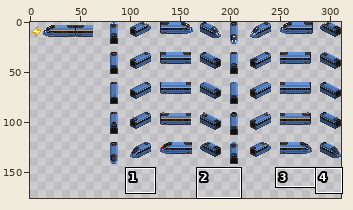
Sprite sheet: src/locomotive/KTX/EUM_32bpp.png. Above, an overview of the earlier version with the close-up marked.
Close-up. The starting point:
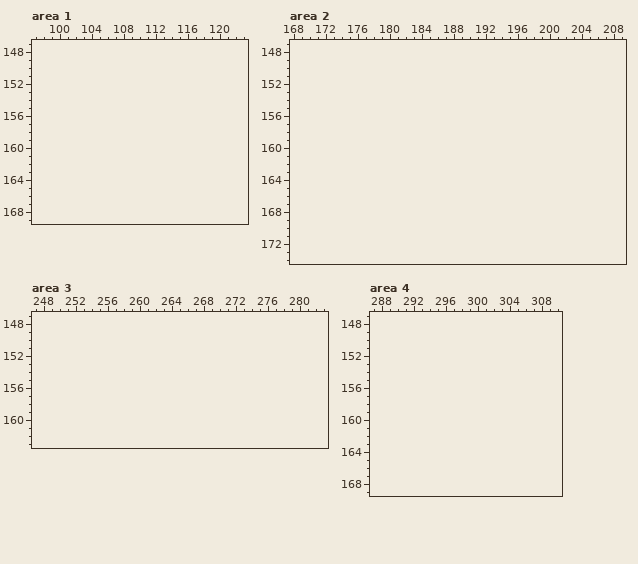
The file is 311x142 pixels. Shown: area 1: x 97..123, y 147..169; area 2: x 168..209, y 147..174; area 3: x 247..283, y 147..163; area 4: x 287..310, y 147..169. The old version is drawn lined up with the new one, on the new canvas. The wide view leaves out empty margins. The commit also changed other parts of the picture, which this record leaves out.
Once edited:
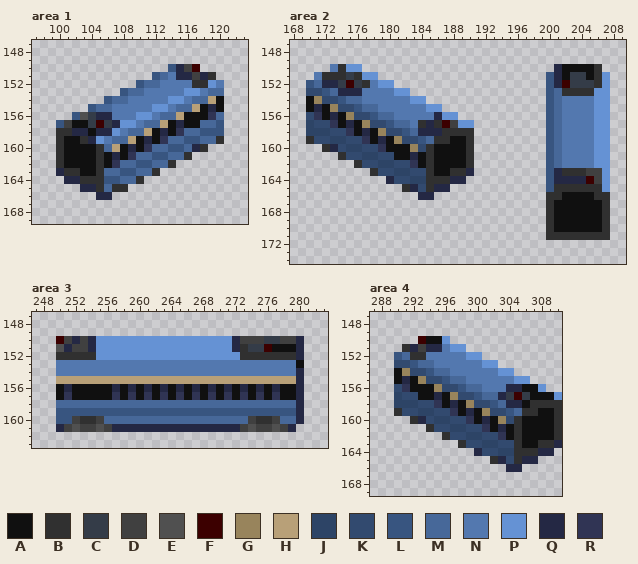
Palette (. is transparent): A #101010  B #303030  C #343c48  D #404040  E #505050  F #3c0000  G #98845c  H #b8a078  J #2d4466  K #324a6f  L #385580  M #476899  N #5378af  P #6592d4  Q #242844  R #303454
The edit:
canvas 311x142 -> 311x180
Changed rows in their new state; - is an unchanged pixel.
Area 1:
first column x 100:
150 --------------LQDF---
151 ------------LMNQQDQB-
152 ----------LMMNNNNBBPN
153 --------LMMNNNNNPPNMM
154 ------LMMNNNNNPPNMMHA
155 ----LMMNNNNNPPNMMHAQA
156 --LECQQNNNPPNMMHAAARM
157 LDAACFCQPPNMMHAQAAMML
158 BBQQAQQPNMMHAQARMMLLL
159 BAABQPNMMHAQARMMLLMMB
160 BAAAABMHAQARMMLLMQB--
161 BAAAABAQARMMLLMMB----
162 BAAAABARMMLLMMB------
163 QBBAABMMLLMMB--------
164 -QQBBBLLMMB----------
165 ---QQBMBB------------
166 -----QQ--------------
Area 2:
first column x 170:
150 ---NBPP------------------------QAAAAB-
151 -NBBBCBPP---------------------LQACCABP
152 LMQQCFCBNPP-------------------LQFCCCBP
153 KKLMQQQNNNNPP-----------------LMBBBBPP
154 AGKKLMMNNNNNNPP---------------LMNNNNPP
155 AQAGKKLMMNNNNNNPP-------------LMNNNNPP
156 KRAQAGKKLMMNNNNNQPP-----------LMNNNNPP
157 JKKRAQAGKKLMMNBQBFDPP---------LMNNNNPP
158 JJJKKRAQAGKKLMQQQBBBB---------LMNNNNPP
159 BKKJJKKRAQAGKKLMBBAAB---------LMNNNNPP
160 --BQKJJKKRAAAGKBAAAAB---------LMNNNNPP
161 ----BKKJJKKAAQABAAAAB---------LMNNNNPP
162 ------BKKJJKKRABAAAAB---------LMNNNNPP
163 --------BKKJJKKBAABBQ---------LQBBBDDP
164 ----------QKKJJBBBQQ----------LQQQQFDP
165 ------------BQKBQQ------------LBBBBBBP
166 --------------QQ--------------BBAAAABB
167 ------------------------------BAAAAAAB
168 ------------------------------BAAAAAAB
169 ------------------------------BAAAAAAB
170 ------------------------------BAAAAAAB
171 ------------------------------BBBBBBBB
Area 3:
first column x 250:
150 FDQDQPPPPPPPPPPPPPPPPPQDDDCCDDQ
151 EQDDQPPPPPPPPPPPPPPPPPQBCCFAAAQ
152 BBBBBPPPPPPPPPPPPPPPPPPBBBBBBBQ
153 NNNNNNNNNNNNNNNNNNNNNNNNNNNNNNA
154 NNNNNNNNNNNNNNNNNNNNNNNNNNNNNNQ
155 HHHHHHHHHHHHHHHHHHHHHHHHHHHHHHQ
156 AQAAAAAQAQAQAQAQAQAQAQAQAQAQAAQ
157 ARAAAAARARARARARARARARARARARAAQ
158 MMMMMMMMMMMMMMMMMMMMMMMMMMMMMMQ
159 LLLLLLLLLLLLLLLLLLLLLLLLLLLLLLQ
160 LLDBBDMMMMMMMMMMMMMMMMMMDBBDMMQ
161 QDEDDEDQQQQQQQQQQQQQQQQDEDDEDQ-
Area 4:
first column x 290:
150 ---FAAP--------------
151 -BQDQQNPP------------
152 LMBBNNNNNPP----------
153 KKLMMNNNNNNPP--------
154 AGKKLMMNNNNNNPP------
155 AQAGKKLMMNNNNNNPP----
156 KRAAAGKKLMMNNNQQAAP--
157 JKKAAQAGKKLMMQCFCAAAP
158 JJJKKRAQAGKKLMQQABBBB
159 BKKJJKKRAQAGKKLMBBAAB
160 --BQKJJKKRAQAGKBAAAAB
161 ----BKKJJKKRAQABAAAAB
162 ------BKKJJKKRABAAAAB
163 --------BKKJJKKBAABBQ
164 ----------QKKJJBBBQQ-
165 ------------BQKBQQ---
166 --------------QQ-----
Boxes around the changes in both close-ups, in picture pixels (x1, y1, x2, y2):
added: (56, 64, 224, 200)
added: (306, 64, 474, 200)
added: (546, 64, 610, 240)
added: (56, 336, 304, 432)
added: (394, 336, 562, 472)
